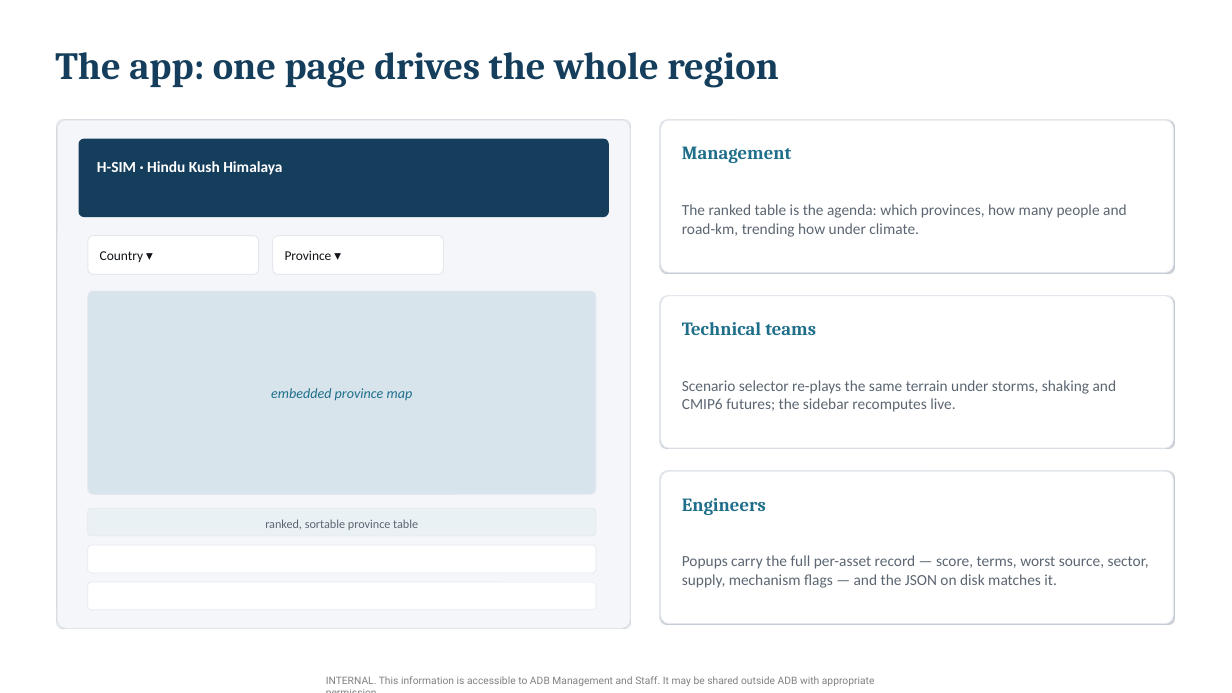
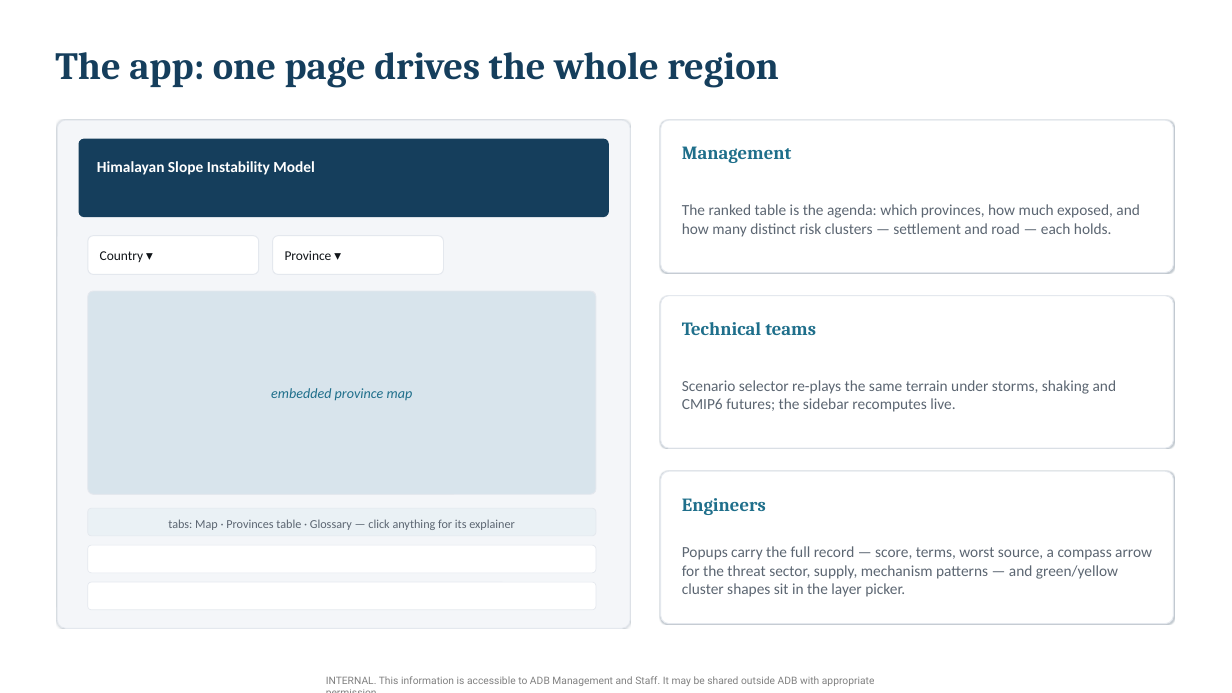
Before and after one commit to ntwarakavi/Himalayas_LandslideRisk, a slide deck: slide 9 of docs/H-SIM_overview.pptx. Drawn at 1232x693 pixels with LibreOffice and Linux fonts; fonts in the diff are those of the drawing. Boxes give left, top, right and bottom in pixels: in the first picture for what was removed or moved away, otherwise in the second. Text is boxed around its words. In the diff, an @@ line names an element or a change of style, - is before the commit and + after.

```diff
--- a/docs/H-SIM_overview.pptx
+++ b/docs/H-SIM_overview.pptx
@@ text at (97, 161, 314, 175): text changed @@
-H-SIM · Hindu Kush Himalaya
+Himalayan Slope Instability Model
@@ text at (682, 204, 1140, 237): text changed @@
-The ranked table is the agenda: which provinces, how many people and road-km, trending how under climate.
+The ranked table is the agenda: which provinces, how much exposed, and how many distinct risk clusters — settlement and road — each holds.
@@ text at (168, 519, 515, 530): text changed @@
-ranked, sortable province table
+tabs: Map · Provinces table · Glossary — click anything for its explainer
@@ text at (682, 546, 1152, 597): text changed @@
-Popups carry the full per-asset record — score, terms, worst source, sector, supply, mechanism flags — and the JSON on disk matches it.
+Popups carry the full record — score, terms, worst source, a compass arrow for the threat sector, supply, mechanism patterns — and green/yellow cluster shapes sit in the layer picker.
```
Also in this commit, not shown: 5 other slides changed.
